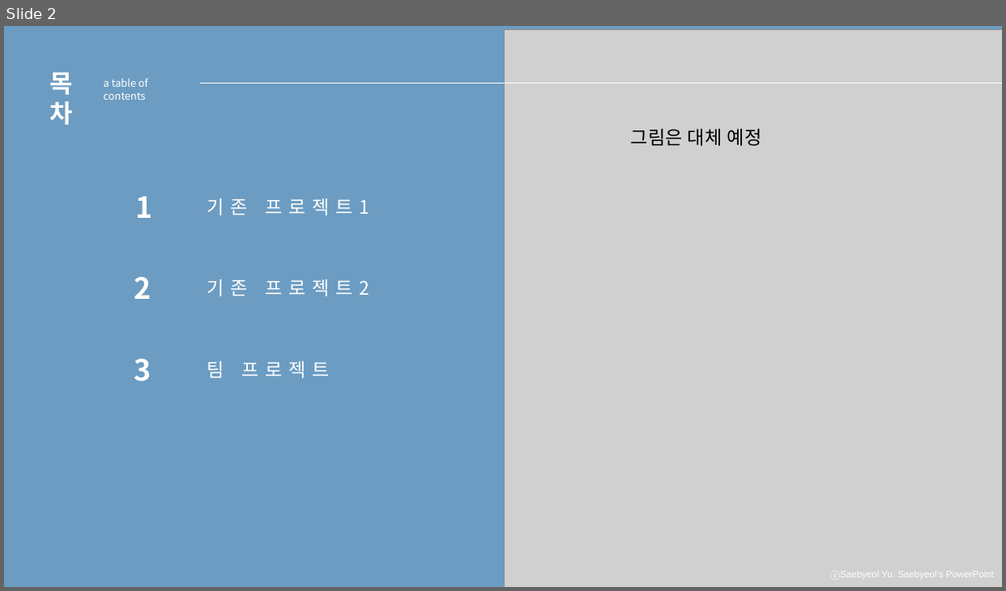
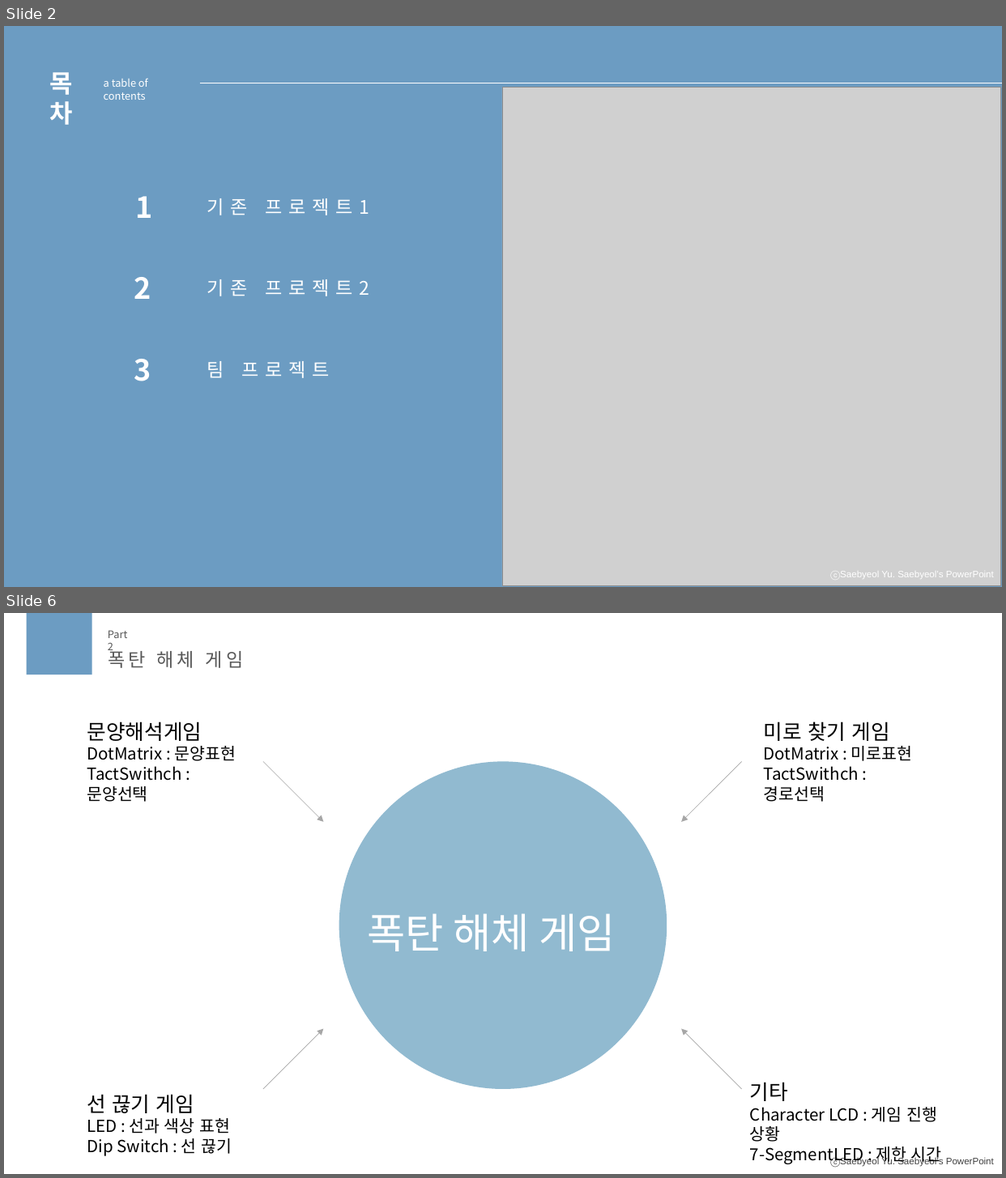
Before and after one commit to meohyun1/IoT_Proj, a slide deck: doc/IoT_1차발표.pptx. Shown one above the other, each under a label of ours: slide 2 before the commit, slides 2 and 6 after it; the slides between them are not shown. The pictures are 1006x591 and 1006x1178 pixels, drawn with LibreOffice and Linux fonts; fonts in the diff are those of the drawing; grey boxes stand for pictures. Boxes give left, top, right and bottom in pixels: in the first picture for what was removed or moved away, otherwise in the second. Text is boxed around its words. In the diff, an @@ line names an element or a change of style, - is before the commit and + after.

```diff
--- a/doc/IoT_1차발표.pptx
+++ b/doc/IoT_1차발표.pptx
@@ slide 6 added at (4, 613, 1002, 1174), background #FFFFFF; not listed: 1 template element that a slide beside it also shows @@
@@ rectangle added at (27, 613, 92, 675), fill #6C9CC2 @@
@@ text added at (108, 630, 127, 654), 10 pt, text #595959 @@
+Part 2
@@ text added at (108, 648, 243, 668), 18 pt, text #595959 @@
+폭탄 해체 게임
@@ text added at (87, 722, 236, 802), 16 pt, text #000000 @@
+문양해석게임
+DotMatrix : 문양표현
+TactSwithch : 문양선택
@@ text added at (764, 722, 912, 802), 16 pt, text #000000 @@
+미로 찾기 게임
+DotMatrix : 미로표현
+TactSwithch : 경로선택
@@ arrow added from (263, 762) to (324, 822), #A6A6A6 0.5 pt @@
@@ ellipse added at (339, 762, 667, 1090), fill #91BAD0 @@
@@ arrow added from (742, 762) to (681, 822), #A6A6A6 0.5 pt @@
@@ text added at (368, 914, 615, 952), 40 pt, text #FFFFFF @@
+폭탄 해체 게임
@@ arrow added from (263, 1089) to (324, 1029), #A6A6A6 0.5 pt @@
@@ arrow added from (742, 1089) to (681, 1029), #A6A6A6 0.5 pt @@
@@ text added at (87, 1094, 232, 1157), 16 pt, text #000000 @@
+선 끊기 게임
+LED : 선과 색상 표현
+Dip Switch : 선 끊기
@@ text added at (750, 1082, 942, 1165), 16 pt, text #000000 @@
+기타
+Character LCD : 게임 진행 상황
+7-SegmentLED : 제한 시간
@@ slide 2 changed as well @@
@@ picture: place and size @@
-picture at (504, 29, 1002, 587)
+picture at (503, 88, 1002, 587)
@@ text removed at (631, 129, 762, 146) @@
-그림은 대체 예정
```
Also in this commit, not shown: 1 other slide changed, 7 other slides added, 5 slides removed, 5 other files.
